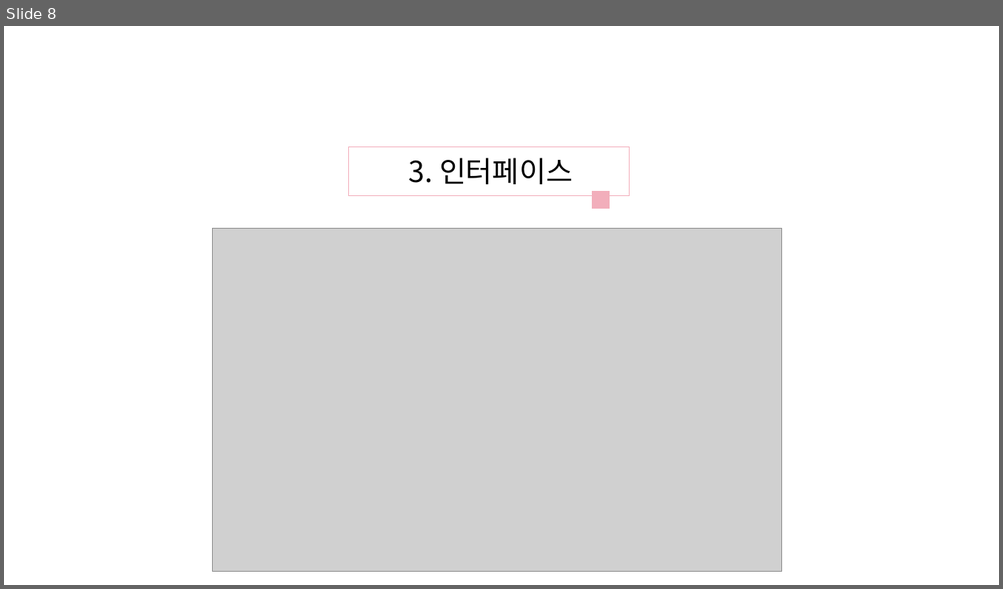
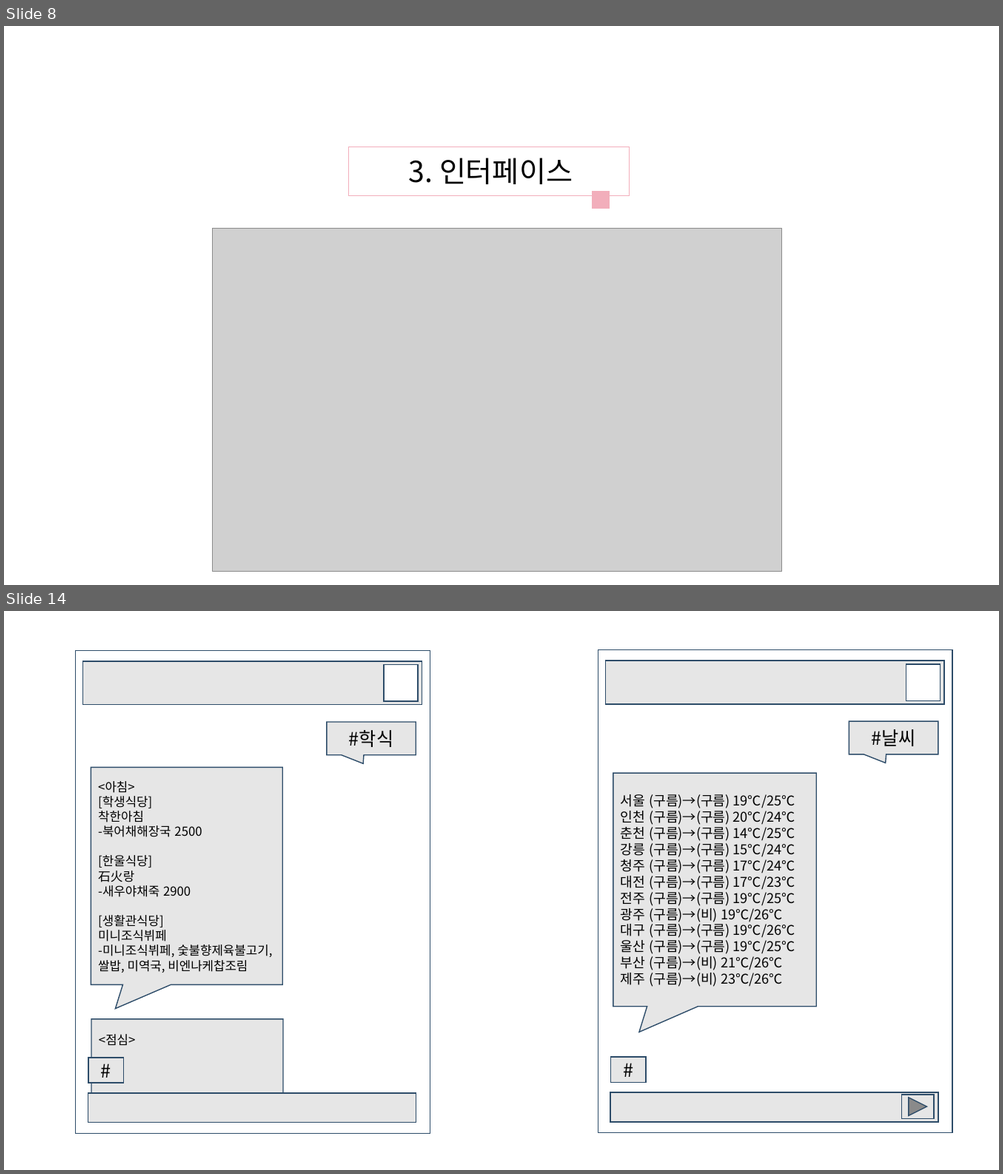
Before and after one commit to bluesky0960/KookMiNi, a slide deck: 오픈소스 기획서ver.1.pptx. Shown one above the other, each under a label of ours: slide 8 before the commit, slides 8 and 14 after it; the slides between them are not shown. The pictures are 1003x589 and 1003x1174 pixels, drawn with LibreOffice and Linux fonts; fonts in the diff are those of the drawing; grey boxes stand for pictures. Boxes give left, top, right and bottom in pixels: in the first picture for what was removed or moved away, otherwise in the second. Text is boxed around its words. In the diff, an @@ line names an element or a change of style, - is before the commit and + after.

```diff
--- a/오픈소스 기획서ver.1.pptx
+++ b/오픈소스 기획서ver.1.pptx
@@ slide 14 added at [4, 611, 999, 1170], background #FFFFFF @@
@@ rectangle added at [76, 650, 430, 1134], fill #FFFFFF, outline #2D4D6A 1 pt @@
@@ rectangle added at [598, 649, 952, 1133], fill #FFFFFF, outline #2D4D6A 1 pt @@
@@ rectangle added at [83, 662, 422, 705], fill #E6E6E6, outline #2D4D6A 1 pt @@
@@ rectangle added at [384, 665, 418, 701], fill #FFFFFF, outline #2D4D6A 1 pt @@
@@ rectangle added at [606, 661, 944, 704], fill #E6E6E6, outline #2D4D6A 1 pt @@
@@ rectangle added at [906, 664, 940, 701], fill #FFFFFF, outline #2D4D6A 1 pt @@
@@ speech box added at [848, 721, 937, 755], fill #E6E6E6, outline #2D4D6A 1 pt, 18 pt, text #000000 @@
+#날씨
@@ speech box added at [327, 722, 415, 755], fill #E6E6E6, outline #2D4D6A 1 pt, 18 pt, text #000000 @@
+#학식
@@ speech box added at [91, 768, 282, 985], fill #E6E6E6, outline #2D4D6A 1 pt, 12 pt, text #000000 @@
+<아침>
+[학생식당]
+착한아침
+-북어채해장국 2500
+[한울식당]
+石火랑
+-새우야채죽 2900
+[생활관식당]
+미니조식뷔페
+-미니조식뷔페, 숯불향제육불고기, 쌀밥, 미역국, 비엔나케찹조림
@@ speech box added at [613, 773, 816, 1006], fill #E6E6E6, outline #2D4D6A 1 pt, 13 pt, text #000000 @@
+서울 (구름)→(구름) 19℃/25℃
+인천 (구름)→(구름) 20℃/24℃
+춘천 (구름)→(구름) 14℃/25℃
+강릉 (구름)→(구름) 15℃/24℃
+청주 (구름)→(구름) 17℃/24℃
+대전 (구름)→(구름) 17℃/23℃
+전주 (구름)→(구름) 19℃/25℃
+광주 (구름)→(비) 19℃/26℃
+대구 (구름)→(구름) 19℃/26℃
+울산 (구름)→(구름) 19℃/25℃
+부산 (구름)→(비) 21℃/26℃
+제주 (구름)→(비) 23℃/26℃
@@ speech box added at [91, 1020, 283, 1105], fill #E6E6E6, outline #2D4D6A 1 pt, 12 pt, text #000000 @@
+<점심>
@@ rectangle added at [88, 1058, 123, 1083], fill #E6E6E6, outline #2D4D6A 1 pt, 18 pt, text #000000 @@
+#
@@ rectangle added at [611, 1057, 646, 1082], fill #E6E6E6, outline #2D4D6A 1 pt, 18 pt, text #000000 @@
+#
@@ rectangle added at [88, 1093, 417, 1124], fill #E6E6E6, outline #2D4D6A 1 pt @@
@@ rectangle added at [611, 1093, 939, 1123], fill #E6E6E6, outline #2D4D6A 1 pt @@
@@ action button forward next added at [902, 1095, 933, 1120], fill #E6E6E6, outline #2D4D6A 1 pt @@
```
Also in this commit, not shown: 5 slides changed, 2 other files.
